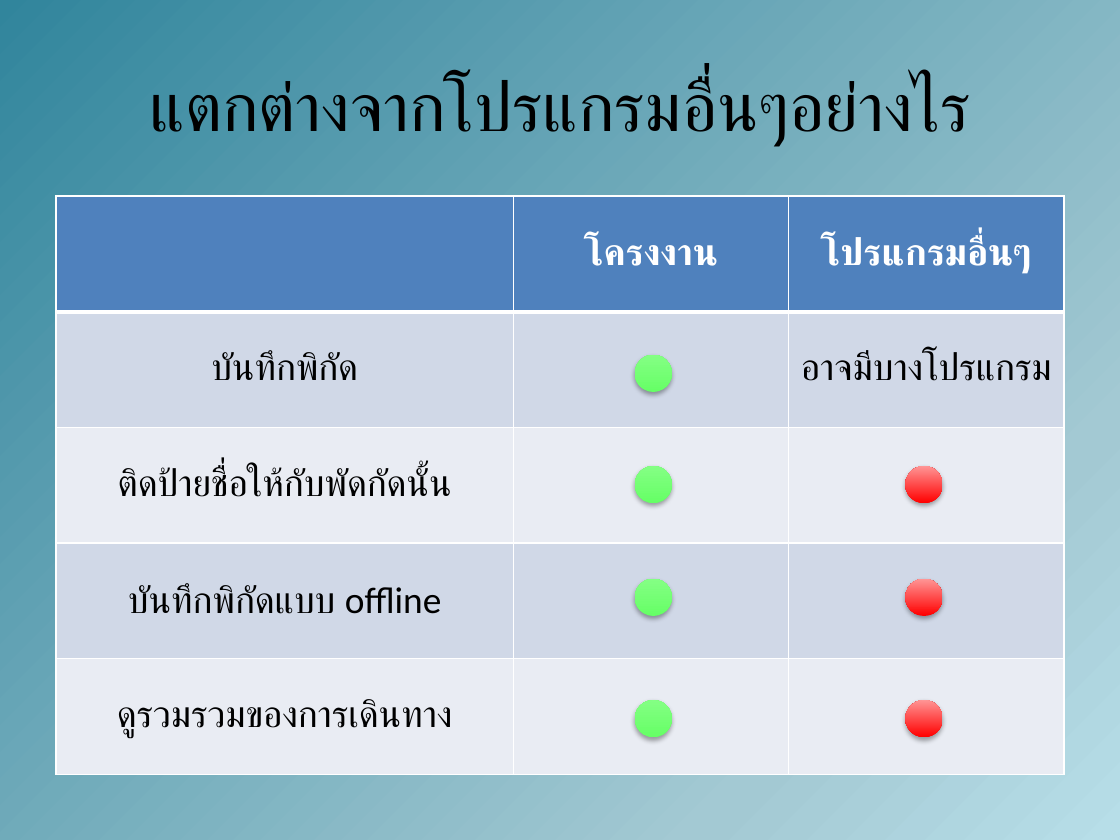
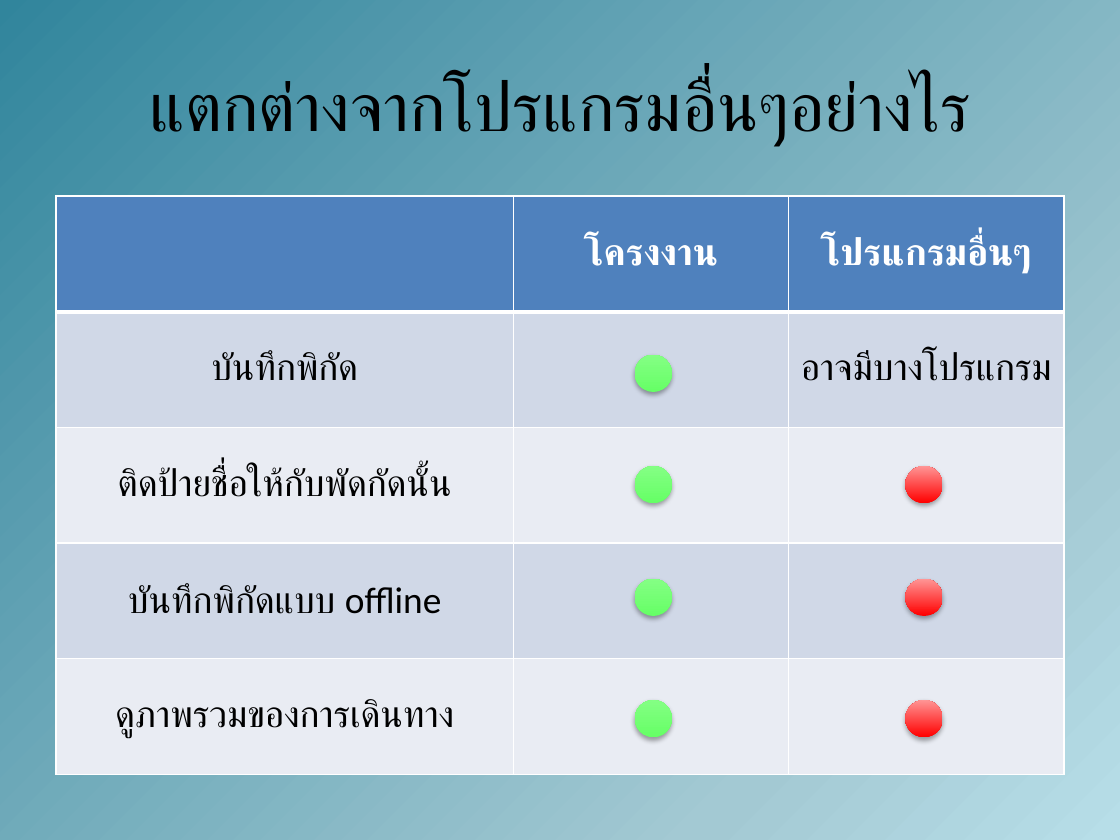
Before and after one commit to amfeelgood/Senior_Project, a slide deck: slide 9 of Doc/ProjectPresentation1.pptx. Drawn at 1120x840 pixels with LibreOffice and Linux fonts; fonts in the diff are those of the drawing. Boxes give left, top, right and bottom in pixels: in the first picture for what was removed or moved away, otherwise in the second. Text is boxed around its words. In the diff, an @@ line names an element or a change of style, - is before the commit and + after.

```diff
--- a/Doc/ProjectPresentation1.pptx
+++ b/Doc/ProjectPresentation1.pptx
@@ table at [56,196,1064,775] @@
-row 5, column 1: ดูรวมรวมของการเดินทาง
+row 5, column 1: ดูภาพรวมของการเดินทาง
```
Also in this commit, not shown: 3 other slides changed.
